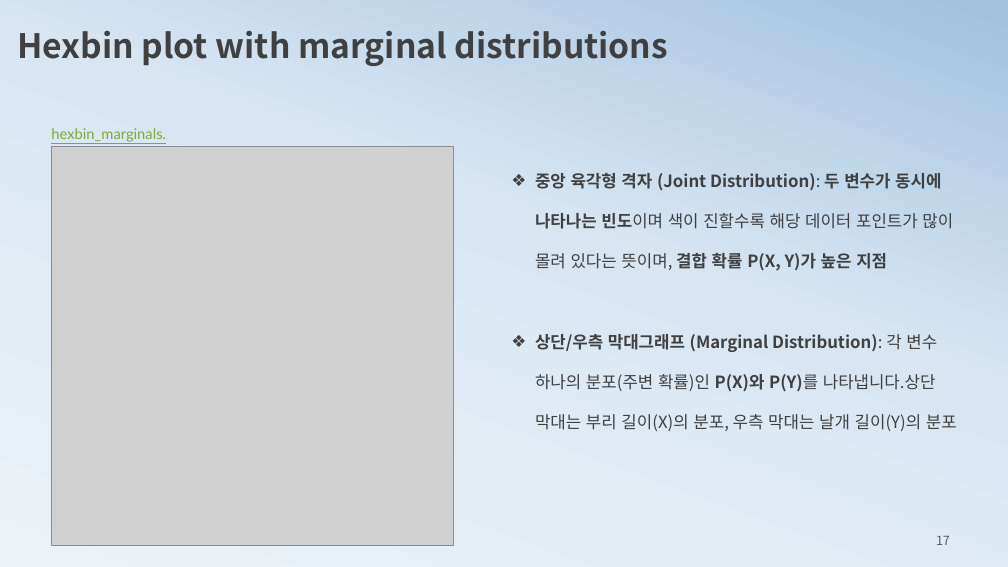
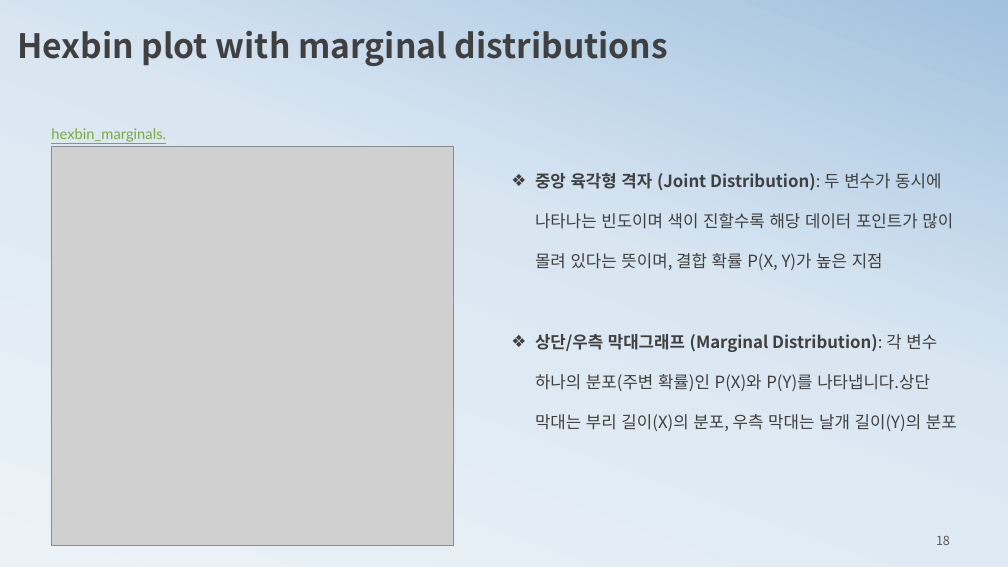
Before and after one commit to ancestor9/mathematics-for-machine-learning, a slide deck: slide 18 of 2_histogram2probability.pptx (slide 17 before the commit). Drawn at 1008x567 pixels with LibreOffice and Linux fonts; fonts in the diff are those of the drawing; grey boxes stand for pictures. Boxes give left, top, right and bottom in pixels: in the first picture for what was removed or moved away, otherwise in the second. Text is boxed around its words. In the diff, an @@ line names an element or a change of style, - is before the commit and + after.

```diff
--- a/2_histogram2probability.pptx
+++ b/2_histogram2probability.pptx
@@ text "중앙 육각형 격자 (Joint Distribution): ..." at bbox=[535, 173, 957, 431]: bold off in "두 변수가 동시에 나타나는 빈도이며 결합 확률 ...", "P(X)와 P(Y)를" @@
@@ page number at bbox=[936, 535, 950, 545]: text changed @@
-17
+18
```
Also in this commit, not shown: 14 other slides changed, 5 slides added, 3 slides removed.
